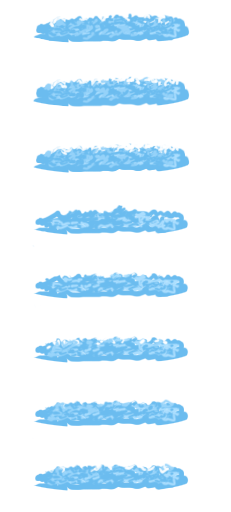
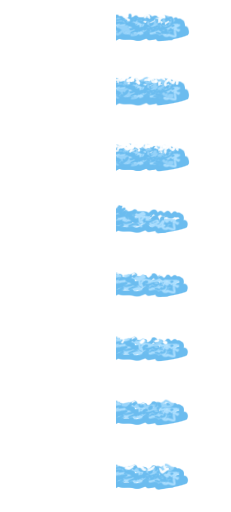
Layered file, before and after one edit (231 × 512). Changes by layer:
renamed "Water surface" to "Water surface backup", hid it over <box>32,14,116,491</box>
